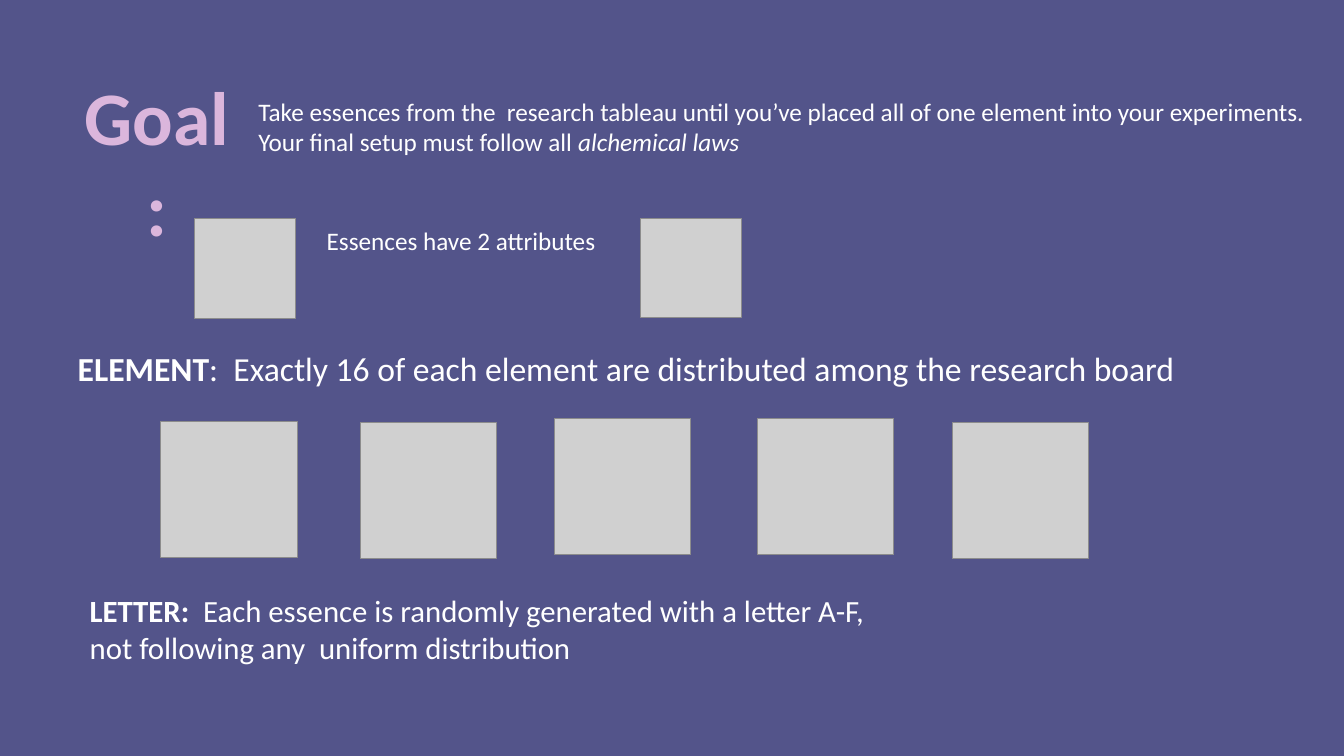
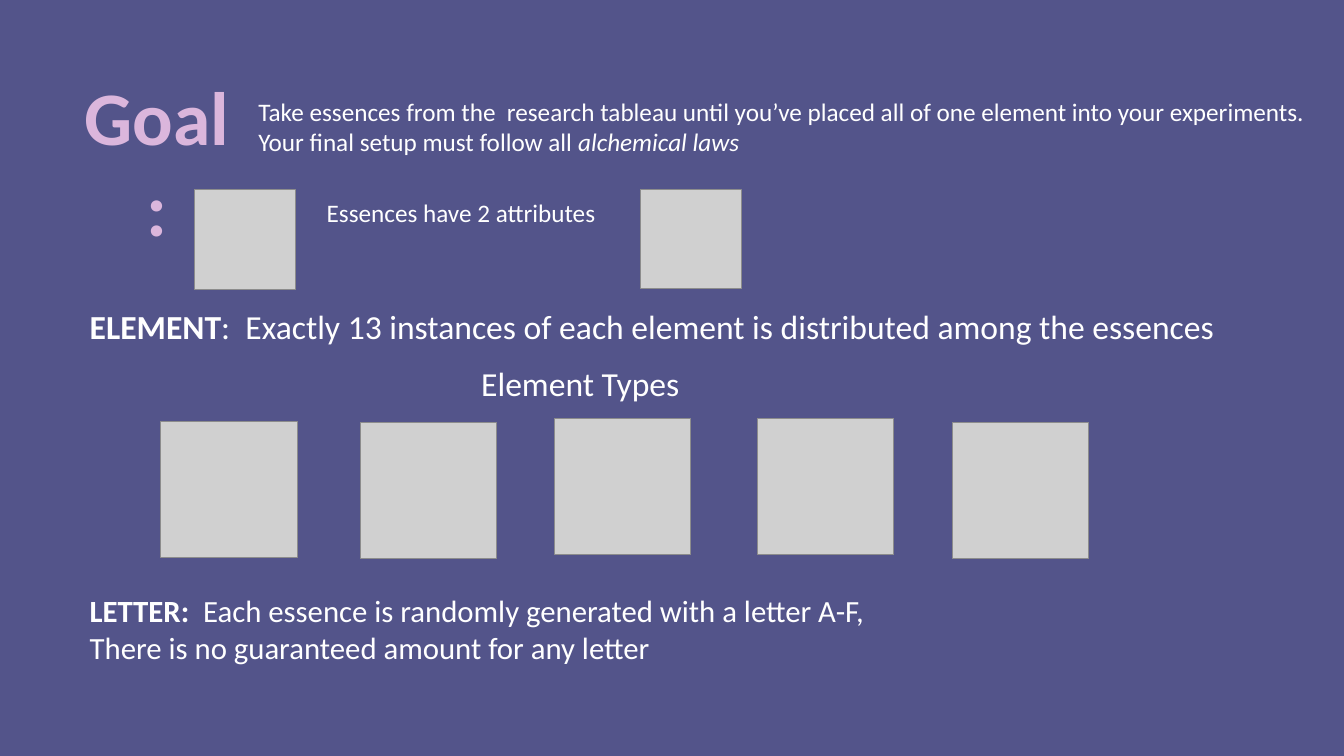
Before and after one commit to ninjacreeper47/Meriam-s-Trial, a slide deck: slide 1 of Assets/How to Play/Instructions.pptx. Drawn at 1344x756 pixels with LibreOffice and Linux fonts; fonts in the diff are those of the drawing; grey boxes stand for pictures. Boxes give left, top, right and bottom in pixels: in the first picture for what was removed or moved away, otherwise in the second. Text is boxed around its words. In the diff, an @@ line names an element or a change of style, - is before the commit and + after.

```diff
--- a/Assets/How to Play/Instructions.pptx
+++ b/Assets/How to Play/Instructions.pptx
@@ 2 pictures, 1 text: place and size @@
-2 pictures, 1 text at bbox=[195, 219, 741, 319]
+2 pictures, 1 text at bbox=[195, 190, 741, 289]
@@ text at bbox=[90, 315, 1213, 345]: text changed @@
-ELEMENT: Exactly 16 of each element are distributed among the research board
+ELEMENT: Exactly 13 instances of each element is distributed among the essences
@@ text added at bbox=[481, 372, 680, 402], 24 pt, text #FFFFFF @@
+Element Types
@@ text at bbox=[90, 637, 649, 665]: text changed @@
-not following any uniform distribution
+There is no guaranteed amount for any letter
```
Also in this commit, not shown: 1 other slide changed, 11 other files.
